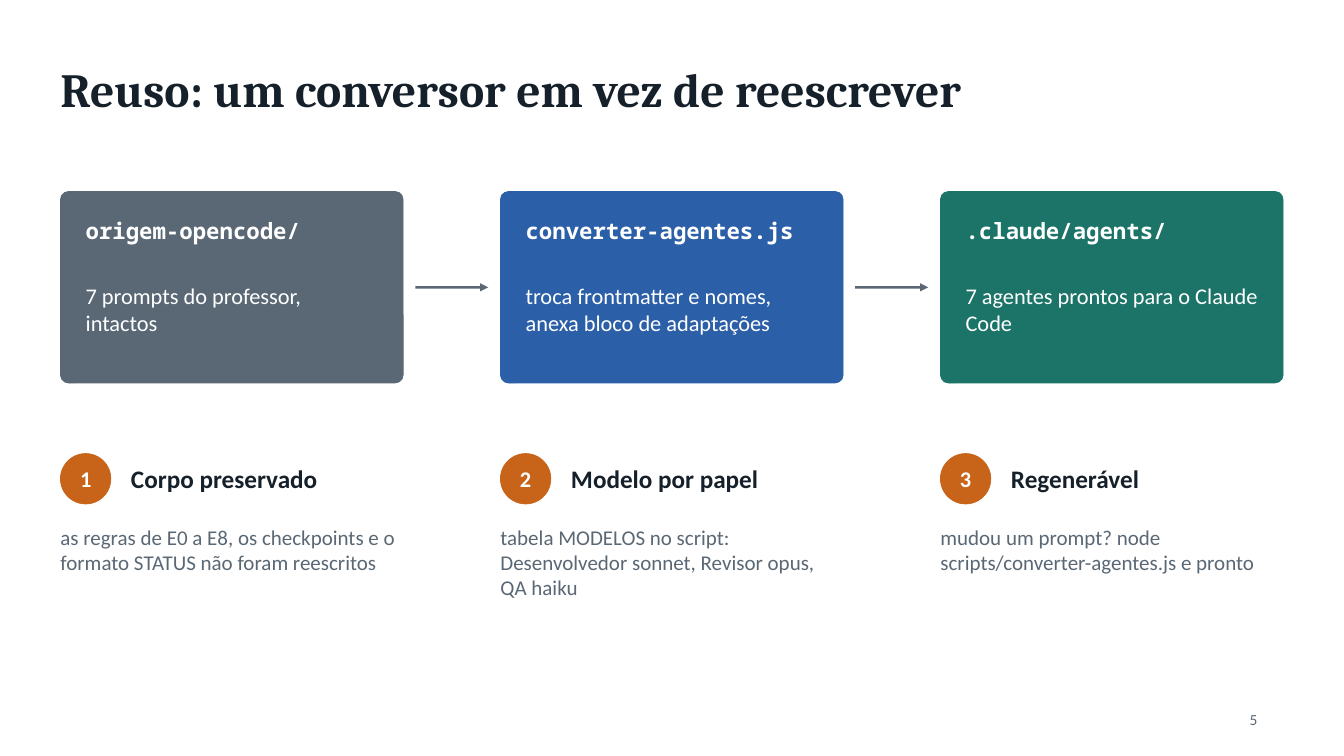
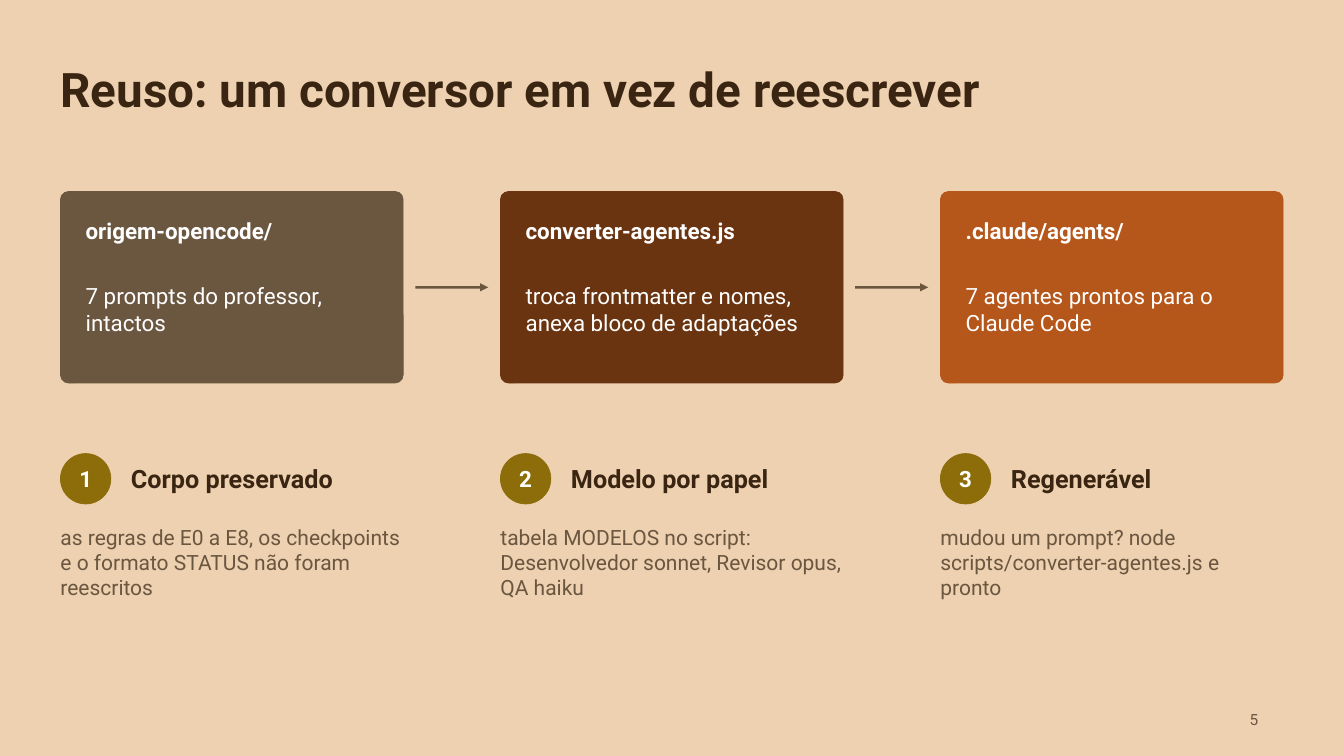
Before and after one commit to liviagomes30/fabrica-petcontrol, a slide deck: slide 5 of docs/fabrica/apresentacao-fabrica-claude-code.pptx. Drawn at 1344x756 pixels with LibreOffice and Linux fonts; fonts in the diff are those of the drawing. Boxes give left, top, right and bottom in pixels: in the first picture for what was removed or moved away, otherwise in the second. Text is boxed around its words. In the diff, an @@ line names an element or a change of style, - is before the commit and + after.

```diff
--- a/docs/fabrica/apresentacao-fabrica-claude-code.pptx
+++ b/docs/fabrica/apresentacao-fabrica-claude-code.pptx
@@ background #FFFFFF to #EDD1B0 @@
@@ title "Reuso: um conversor em vez ..." at bbox=[60, 71, 980, 108]: font Cambria to Roboto, text colour #16202A to #3A2512 @@
@@ rounded rectangle at bbox=[60, 192, 403, 383]: fill #5A6875 to #6B5640; outline #5A6875 0.5 pt to #6B5640 0.5 pt @@
@@ rounded rectangle at bbox=[500, 192, 843, 383]: fill #2B5FA8 to #6B3410; outline #2B5FA8 0.5 pt to #6B3410 0.5 pt @@
@@ rounded rectangle at bbox=[941, 192, 1284, 383]: fill #1C7468 to #B5561A; outline #1C7468 0.5 pt to #B5561A 0.5 pt @@
@@ font Noto Sans Mono to Roboto in 3 elements at bbox=[86, 222, 273, 244], bbox=[526, 222, 735, 244], bbox=[966, 222, 1124, 244] @@
@@ arrow (415, 287) - (488, 287): stroke #5A6875 1.75 pt to #6B5640 1.75 pt @@
@@ arrow (855, 287) - (929, 287): stroke #5A6875 1.75 pt to #6B5640 1.75 pt @@
@@ font Calibri to Roboto in 6 elements at bbox=[86, 287, 322, 331], bbox=[526, 287, 798, 336], bbox=[966, 288, 1213, 332], bbox=[79, 471, 92, 487], bbox=[519, 471, 532, 487], bbox=[959, 471, 972, 488] @@
@@ fill #C8641A to #8C6D0A; outline #C8641A 0.5 pt to #8C6D0A 0.5 pt in 3 elements at bbox=[60, 454, 111, 504], bbox=[500, 454, 551, 504], bbox=[941, 454, 991, 504] @@
@@ font Calibri to Roboto, text colour #16202A to #3A2512 in 3 elements at bbox=[131, 469, 333, 493], bbox=[571, 469, 768, 493], bbox=[1011, 469, 1151, 494] @@
@@ font Calibri to Roboto, text colour #5A6875 to #6B5640 in 4 elements at bbox=[60, 529, 399, 595], bbox=[500, 529, 841, 597], bbox=[940, 529, 1219, 599], bbox=[1250, 714, 1259, 725] @@
```
Also in this commit, not shown: 23 other slides changed.
